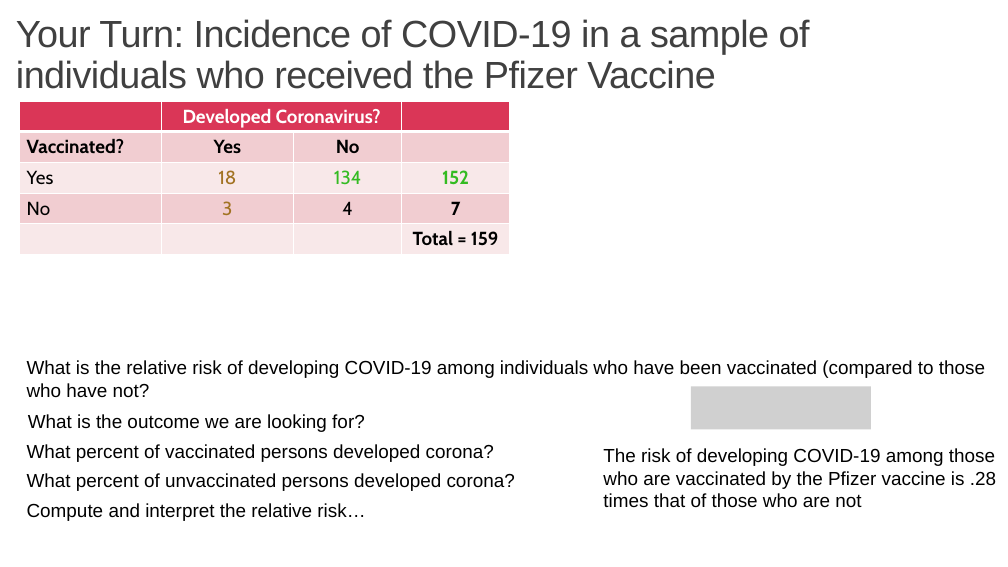
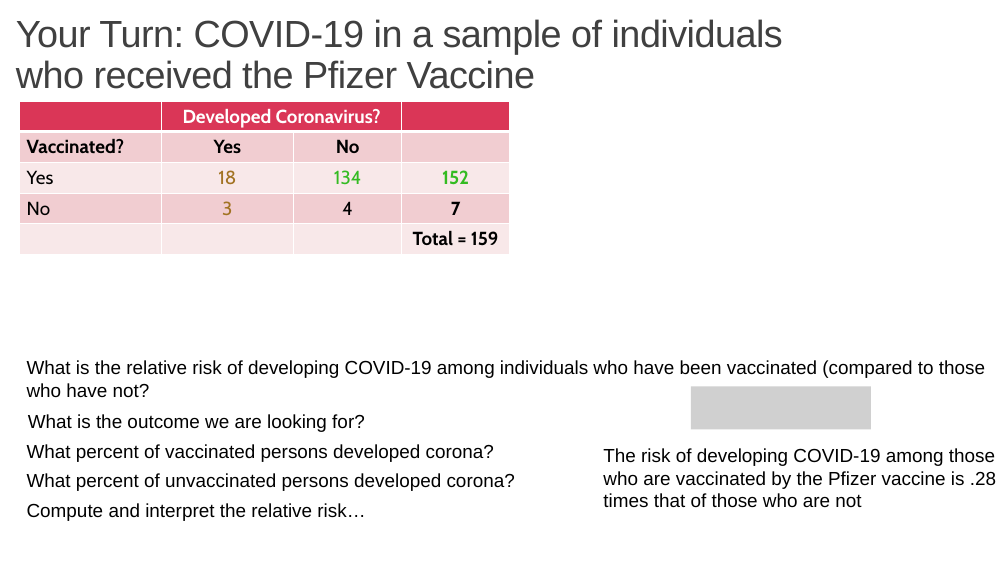
Before and after one commit to issues-osu/statsii-spring2026, a slide deck: slide 11 of slides/logistic/logistic_regression-lecture.pptx. Drawn at 1008x567 pixels with LibreOffice and Linux fonts; fonts in the diff are those of the drawing; grey boxes stand for pictures. Boxes give left, top, right and bottom in pixels: in the first picture for what was removed or moved away, otherwise in the second. Text is boxed around its words. In the diff, an @@ line names an element or a change of style, - is before the commit and + after.

```diff
--- a/slides/logistic/logistic_regression-lecture.pptx
+++ b/slides/logistic/logistic_regression-lecture.pptx
@@ title at <box>16,19,783,89</box>: text changed @@
-Your Turn: Incidence of COVID-19 in a sample of individuals who received the Pfizer Vaccine
+Your Turn: COVID-19 in a sample of individuals who received the Pfizer Vaccine
```
Also in this commit, not shown: 33 other slides changed, 1 slide added, 2 other files.
